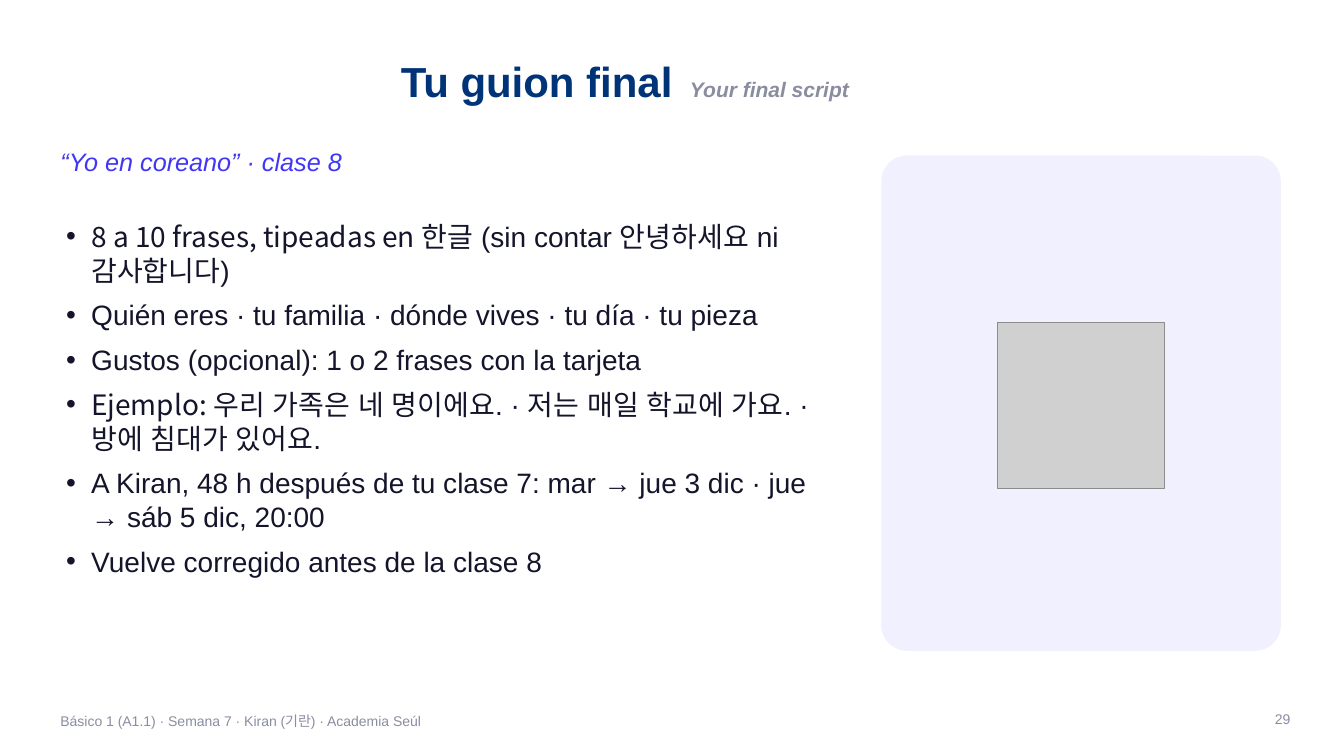
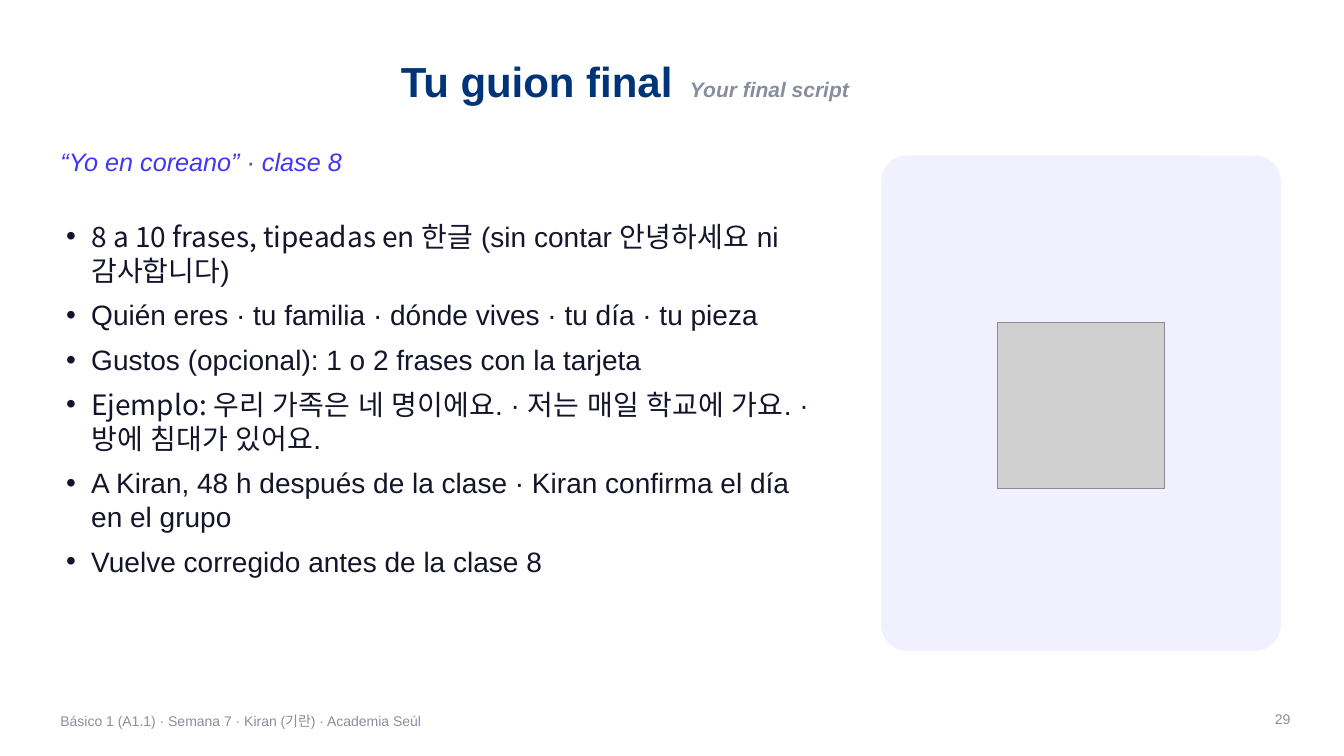
Before and after one commit to academiaseul/ACADEMIASEULWEB, a slide deck: slide 29 of Curriculo/Fase2_Basico1/decks/Basico1_S07_Kiran.pptx. Drawn at 1344x756 pixels with LibreOffice and Linux fonts; fonts in the diff are those of the drawing; grey boxes stand for pictures; background and template pictures are left out. Boxes give left, top, right and bottom in pixels: in the first picture for what was removed or moved away, otherwise in the second. Text is boxed around its words. In the diff, an @@ line names an element or a change of style, - is before the commit and + after.

```diff
--- a/Curriculo/Fase2_Basico1/decks/Basico1_S07_Kiran.pptx
+++ b/Curriculo/Fase2_Basico1/decks/Basico1_S07_Kiran.pptx
@@ text at bbox=[91, 472, 789, 532]: text changed @@
-• A Kiran, 48 h después de tu clase 7: mar → jue 3 dic · jue → sáb 5 dic, 20:00
+• A Kiran, 48 h después de la clase · Kiran confirma el día en el grupo
```
Also in this commit, not shown: 4 other slides changed, 23 other files.
